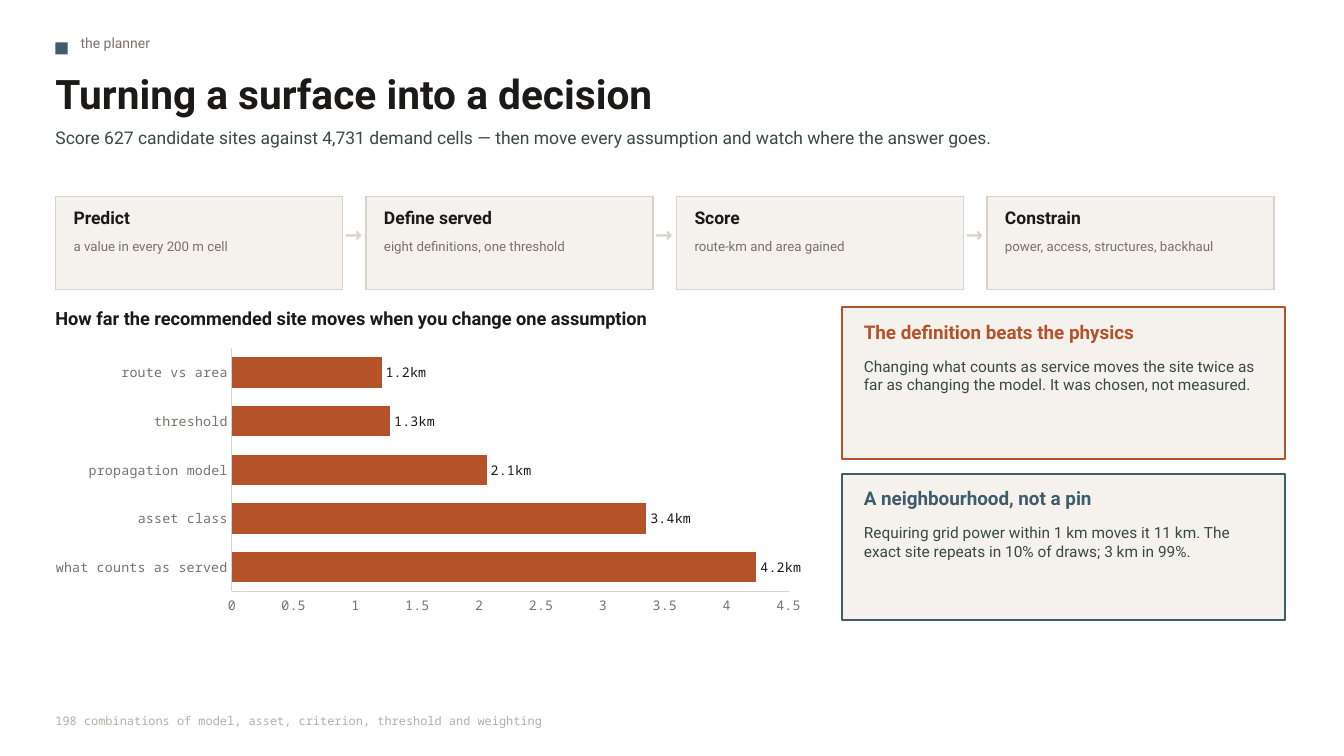
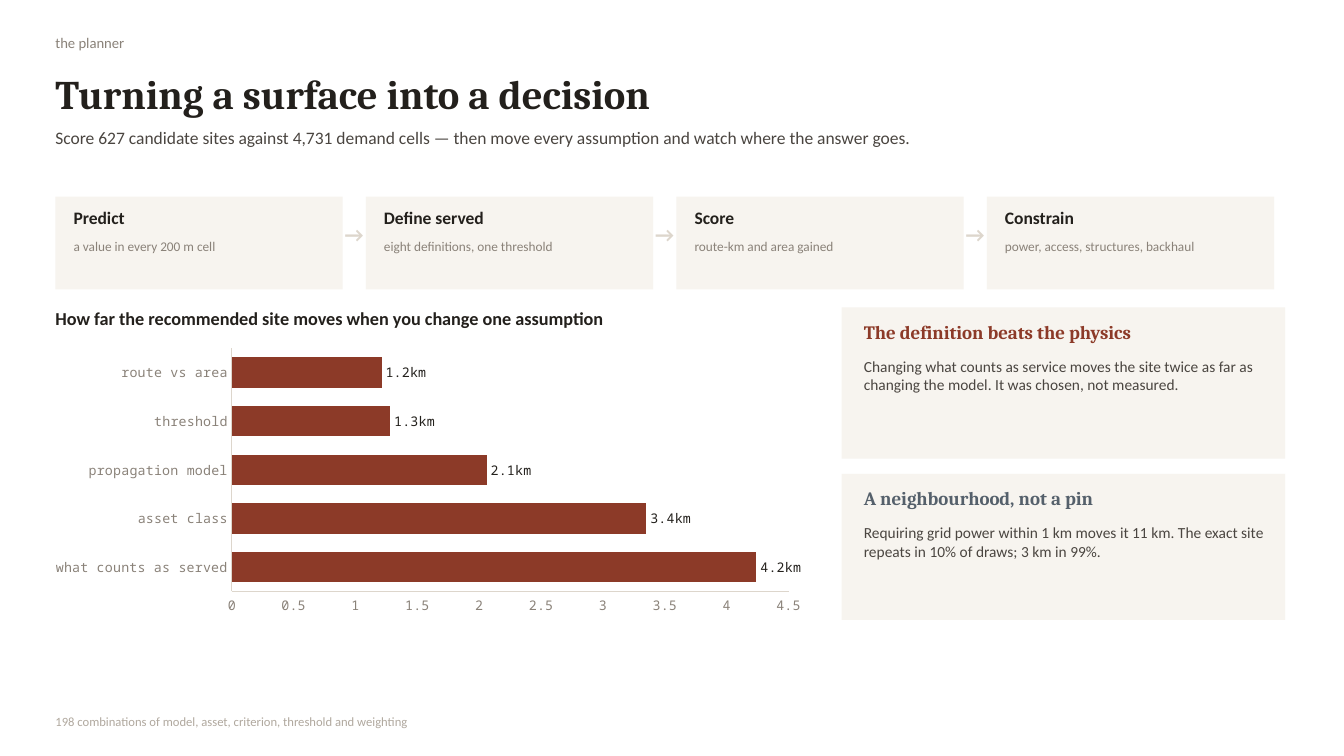
Before and after one commit to mtang724/arathon-c03-rural-infrastructure-placement, a slide deck: slide 5 of ARA_Challenge3.pptx. Drawn at 1344x756 pixels with LibreOffice and Linux fonts; fonts in the diff are those of the drawing. Boxes give left, top, right and bottom in pixels: in the first picture for what was removed or moved away, otherwise in the second. Text is boxed around its words. In the diff, an @@ line names an element or a change of style, - is before the commit and + after.

```diff
--- a/ARA_Challenge3.pptx
+++ b/ARA_Challenge3.pptx
@@ text "the planner": place and size @@
-text "the planner" at [81,37,150,51]
+text "the planner" at [55,38,125,50]
@@ text "the planner" at [55,38,125,50]: size 10 to 10.5 pt, font Roboto to Calibri, text colour #79716B to #8A8279 @@
@@ rectangle removed at [55,42,68,54] @@
@@ text "Turning a surface into a ..." at [55,80,650,118]: font Roboto to Cambria, text colour #1C1917 to #23201C @@
@@ fill #F5F2EE to #F7F4EF; outline #D9D3CB 1 pt to none in 4 elements at [366,197,653,289], [677,197,964,289], [987,197,1274,289], [55,197,343,289] @@
@@ font Roboto to Calibri, text colour #D9D3CB to #DDD6CC in 3 elements at [345,222,365,252], [655,222,676,252], [966,222,986,252] @@
@@ font Roboto to Calibri, text colour #79716B to #8A8279 in 4 elements at [74,242,215,253], [384,242,553,253], [695,242,833,253], [1005,242,1194,253] @@
@@ font Roboto to Calibri, text colour #1C1917 to #23201C in 5 elements at [74,211,125,224], [384,211,483,224], [695,212,735,224], [1005,212,1074,224], [55,312,603,328] @@
@@ rectangle at [842,308,1286,459]: fill #F5F2EE to #F7F4EF; outline #B4532A 1.5 pt to none @@
@@ text "The definition beats the physics" at [864,325,1131,343]: font Roboto to Cambria, text colour #B4532A to #8C3A28 @@
@@ bar chart at [40,343,817,620] @@
@@ colour of Series 1 #B4532A to #8C3A28 @@
@@ data labels of Series 1 changed @@
@@ category axis changed @@
@@ value axis changed @@
@@ lettering changed @@
@@ rectangle at [842,474,1286,620]: fill #F5F2EE to #F7F4EF; outline #3E5C6B 1.5 pt to none @@
@@ text "A neighbourhood, not a pin" at [864,492,1093,509]: font Roboto to Cambria, text colour #3E5C6B to #55606B @@
@@ font Roboto to Calibri, text colour #3A4842 to #4A4540 in 3 elements at [55,132,910,147], [864,361,1252,393], [864,527,1263,560] @@
@@ text "198 combinations of model, asset, ..." at [55,717,407,728]: size 8.5 to 9 pt, font Noto Sans Mono to Calibri, text colour #B5ADA4 to #B0A89E @@
```
Also in this commit, not shown: 5 other slides changed, 2 other files.
